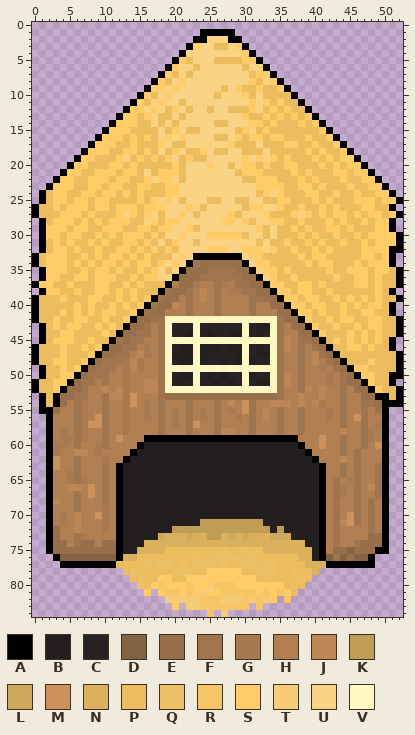
Pixel-art file, stored at Images/aseprite/Celeiro aseprite.aseprite. The first picture shows the starting point.
53x85 pixels, 1 frame.
Palette (. is transparent): A #000000  B #231f1f  C #292225  D #846345  E #976f4b  F #a0744d  G #a97a50  H #b27f52  J #bc8657  K #c09d55  L #cea85b  M #cc925e  N #dab05c  P #ecbd5f  Q #ecc066  R #f6c565  S #ffcc67  T #f6cc78  U #fad385  V #fff8c2
Pixels before (only the part around the change), first column x 0:
 0 .....................................................
 1 ........................AAAAA........................
 2 .......................AAUUUAA.......................
 3 ......................ASUUPPUSA......................
 4 .....................AUUUUUUUUSA.....................
 5 ....................ASPUUUPPPPSSA....................
 6 ...................ASUUPUUUUUUPUUA...................
 7 ..................ASPUPUUUUUUUUPSSA..................
 8 .................ASPUSUUUUUUUUUSPUSA.................
 9 ................ASSUSUUUUUUPUSPPSPPSA................
10 ...............ASPUSUUUUUUPUUUSPUPPPPA...............
11 ..............ASPUSUUPUUUUUUUUUSUSPSPPA..............
12 .............ASSUSUPSUPUUPUUPPPSUPSPSPPA.............
13 ............ASSPSUPPUPUUUUUUUUSPPSPSPSPSA............
14 ...........ASSSPPUPUPUUUUUPPUUUSSPSPPPSPSA...........
15 ..........ASSSPPPPUPSUPPUUUUUPSUPSPPPPPPPSA..........
16 .........ASSSPSPSPUSUSUUUUPPUSPSSPSSPPPSPPSA.........
17 ........ASSSPPSPPPSUPPUUUUUUSPPPUPPPSSPPSPPSA........
18 .......ASSSPPSSPSPUPSUPPSUPPUUPPPUPPPPPSPSPPSA.......
19 ......ASSPPPSUPSPSPSUPSPPUUUUUSUSUSPSPPPSPSPSSA......
20 .....ASSPPPSSPSPPPPPSPUUUSUUPUSSPSPPSSPPPSPSPSSA.....
21 ....ASSPPSSSPSSPUPSSSPUUUUUUUPSSSPPPPSPSPPPSSPSSA....
22 ...ASSPPSSSPSSPPSUSSUPUUUUUUUUPPSSSPPPSPSPPPSPPSSA...
23 ..ASSSPPSSPSSPPSSPPSSUUUUUUUUUUUSSSSPPSSPSPPPSPPSSA..
24 .APSSPPSSPSSPSPSPPPSSUUUUUUUUUUUPSUSPPPSSPPSPPSPPSSA.
25 .APSSPSSPSSPPPPSPSUSUPUUUPPUUPPUUPPSSPPPSPSPPPSSSPSSA
26 APPSPSSSPSSPSSSPSSSUUUSUPUUUUUPSSUUSPPSPPSPSPPPSSPPA.
27 APPPSSSPSPPPSUSPSUPUUSUPUUUUSPUUUSPPPSUSPSPSSPSPSSPSA
28 .APSSSPSPSPSSSPPUSPSSUUUUUUSSUSPUUSSPPSPPPSPSPPSPSSA.
29 .ASSSPSSPPSSSPPSSPSSUUSPUUUUUUUUSPUPPSPSPPSSPSPPPSSA.
30 .ASSPSSPPSPSPSSSPSPUUSUUUSSSSSPUUPUPPPSPSPPSPPSPSSSSA
31 .APSPSPPSPSPPSSPSPUPSUUPUUUUUUUUPUPPSPPSPSPPSPPSPSSSA
32 .APSSPSPPSPPSSPSPSPSPUUUUSSSUUSSSUSPPSPPSPSPPPPSSSSAA
33 APSSSPPSPSPSSPSPSPPPUSUAAAAAAAUSSPPPPPSPSSPPPPPSSPSA.
34 APSSSPSPSPSSPSPSSPSUSUAFEEEEEEAUSSPPPPPSPSSPPPSPSSSA.
35 .ASSSPPSPSSPSPPSPSUPUAEEEFFFFEEAUSSPSPPPPPSPPSSSPSSPA
36 .ASSPPSSPSSSPPSPSSUUAEEEFFFFFFEEAUSPPSPPPPPSPPSSPSPPA
37 ASSPPSPPPSSPPSPSPPPAHEEGHHFGHFFEEASSPPSSPSPPPPSSPSPPA
38 .ASSPPSPPSSPSPSPPPAFEEFHJHFHGGFFEEASSPSSPPSPPPPPPSPA.
39 APPPSPPPSSPPSPSPSAFEEHFHJHFHHHHFFEEASSPSSPPSPSPSPSPPA
40 APPPPPSPSPPSPSPSAFEEJHFHHHFHHHHFHHEEASSPSSPPSPSPSSPA.
41 APPPSPSPSPSSPPSAFEEHHHFHHHFHHHHFHHHEEASSPSPPSPPSSPPA.
42 APPSPPSSPPSPPSAEEFFVVVVVVVVVVVVVVVVFEEASPPSPSSPPSSPPA
43 .APSPSSPPSPSPAEEFHFVCCCVCCCCCCVCBBVFHEEASPPSPPSPSSPPA
44 .APPSSPPPPSPAEEFFHFVCCBVCBCCBBVCBCVFHHEEASPPPSPSPSPPA
45 .APSSSPPSPPAFEFFHHFVVVVVVVVVVVVVVVVFJHFFEAPSPSPSPSPA.
46 APPPSPPSPSAEEFFHGHFVCBBVBBBCBBVCBCVFJHFHFEAPPSSPSPPA.
47 APPPSPPPSAEEFFHJGHFVBBBVBCCCCBVCBBVFHHFHJFEAPPPPPPPPA
48 APPSSPPSAEFFFGJGHHFVCBBVBCCBCBVBCCVFHHFHJHFEAPPPSPPPA
49 .APPSPSAEFFFHGJGHHFVVVVVVVVVVVVVVVVFHHFHHGHFEASSPPPPA
50 .APPSSAEFFFHHGHHHHFVCBBVCBCBCCVBCCVFJHFHHHGHFEASSPPAA
51 APPSSAEFFHFHHGHHJJFVBBCVCCBCBCVCBBVFJHFHHHGHFEEASPPA.
52 APPSAEEFHHJHJGHHJJFVVVVVVVVVVVVVVVVFHHFJHJHHFHEEASPPA
53 .APAEEFFHHFJJGMHHHFEEEEEEEEEEEEEEEEFHHJHHJHHFHHEEAAPA
54 .APAEHFGHHFHHGMHGHFHHHFHHHFHJHMFHHJJJHJHJGHHFHHFFEAAA
55 .AAEHHFGHHFHHGHHGHFHGHFHGHFHGHMFHJHFHHFHHHGHFHHFHFA..
56 ..AHHHFGHMFHHGHHGHFHGHFHGHFHHGHFHJHFHHFHHHGHFHMFHHA..
57 ..AHHHFGMMFHHGHHHHFHGHFMHHFHHHHFHHHFHHFHHHHHFHHFHGA..
58 ..AHGHFGHHFHHGHHHHFHHHFHHHFJJHHFHHHFHHFHHHHHJHHFGHA..
59 ..AHGGFGHHFHMHHHAAAAAAAAAAAAAAAAAAAAAAHHHMHHFHHFGHA..
60 ..AGGHFHHGFHHHHABBBBBBBBBBBBBBBBBBBBBBAHHMHHFHHFHMA..
61 ..AGHHJJHGHHHHABBBBBBBBBBBBBBBBBBBBBBBBAHHHHFHFHHHA..
62 ..AMHHFHHHGHHABBBBBBBBBBBBBBBBBBBBBBBBBBAHHHJHFHHHA..
63 ..AMHHFHHHFHABBBBBBBBBBBBBBBBBBBBBBBBBBBBAHHFHFHHFA..
64 ..AHHGFHHHFHABBBBBBBBBBBBBBBBBBBBBBBBBBBBAHHFHFHHFA..
65 ..AHHGFGHHFHABBBBBBBBBBBBBBBBBBBBBBBBBBBBAHFHGFHHFA..
66 ..AHHJJHMHFHABBBBBBBBBBBBBBBBBBBBBBBBBBBBAHFGHFHJFA..
67 ..AHHHFHMHFHABBBBBBBBBBBBBBBBBBBBBBBBBBBBAHFGHFHHFA..
68 ..AJHHFHHHFHABBBBBBBBBBBBBBBBBBBBBBBBBBBBAHFHHFHFHA..
69 ..AHHHFHHHGHABBBBBBBBBBBBBBBBBBBBBBBBBBBBAHFHHFHFHA..
70 ..AHGHJHHMGHABBBBBBBBBBBBBBBBBBBBBBBBBBBBAHFHMFHFHA..
71 ..AHGHJHHHGHABBBBBBBBBBBKKKKKKKKKBBBBBBBBAHFJMFHFHA..
72 ..AEHHJHHHGHABBBBBBBKKKKKKKKKKKKKKBKBBBBBAHFHHHHFHA..
73 ..AEHHFGHHHHABBBBBLNNNLNNKKNLNLNNNLLLBBBBAHFHHHHEEA..
74 ..AEEHFEEHEEABBBNNNNNNNNNNNNNNNNNNNNNNNBBAHFHHFEEEA..
75 ..AEEEEEEEEEABBNNNNPPPPPPPPQPPQPPNNNNNNNBAHEEDEEEAA..
76 ...ADDDDDDDDANNPPPPPPPPQPPQQQQPQPPPPPPNNBADFDEDDA....
77 ....AAAAAAAAPPPPQPQQPQPQQQPQPPQQPQQPPPPNNNAAAAAAA....
78 .............PQPPPPPQQQPPSSSSSPPQQQPPQPPN............
79 ..............PQPPSSPPSSSSSSSSSSPQPPPPQP.............
80 ...............QPSRSSSRSSTRRRSSSSSSSPQP..............
81 ................S.SRRSRSTSSRRRRRSRSRSP...............
82 ...................TTTTTRRRTTTRTRTS.R................
83 ....................S.TTRRRRRRR.R....................
84 .........................R.T.........................
The result:
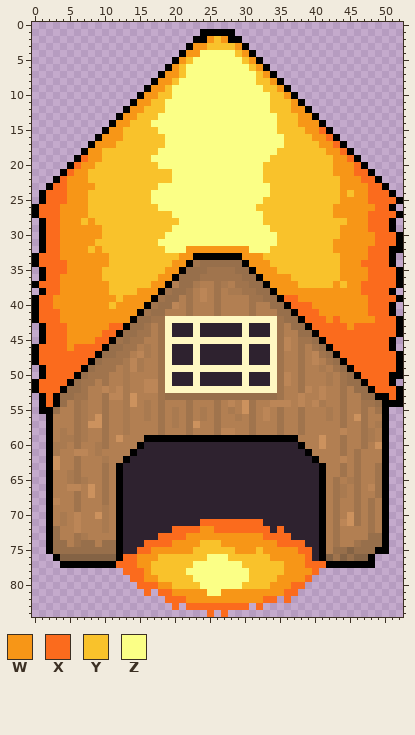
Colours new in this view: W #f79617  X #fb6b1d  Y #f9c22b  Z #fbff86
The exact change:
colour B: #231f1f -> #2e222f
Changed rows in their new state; - is a pixel that keeps its letter.
first column x 1:
 2 ------------------------WYW------------------------
 3 ----------------------WWYYYYW----------------------
 4 ---------------------WWZZZZZYW---------------------
 5 --------------------WYZZZZZZZYW--------------------
 6 -------------------WYZZZZZZZZZYW-------------------
 7 ------------------WWYZZZZZZZZZZYW------------------
 8 -----------------WWYZZZZZZZZZZZYYW-----------------
 9 ----------------WWYZZZZZZZZZZZZZYYW----------------
10 ---------------WWYYZZZZZZZZZZZZZZYYW---------------
11 --------------WWYYZZZZZZZZZZZZZZZYYYW--------------
12 -------------WWYYYZZZZZZZZZZZZZZZYYYWW-------------
13 ------------WWYYYZZZZZZZZZZZZZZZZZYYYWW------------
14 -----------WWYYYZZZZZZZZZZZZZZZZZZYYYWWW-----------
15 ----------WWYYYYYZZZZZZZZZZZZZZZZZYYYYWWX----------
16 ---------WWWYYYYYYZZZZZZZZZZZZZZZZZYYYYWWX---------
17 --------WWWYYYYYYYZZZZZZZZZZZZZZZZZYYYYYWWX--------
18 -------WWYYYYYYYYZZZZZZZZZZZZZZZZZYYYYYYYWWX-------
19 ------XWWYYYYYYYZZZZZZZZZZZZZZZZZYYYYYYYYYWWX------
20 -----XWWYYYYYYYYYZZZZZZZZZZZZZZZYYYYYYYYYYWWWX-----
21 ----XWWYYYYYYYYYYYYZZZZZZZZZZZZZYYYYYYYYYYWWWXX----
22 ---XWWWYYYYYYYYYYYYZZZZZZZZZZZZZYYYYYYYYYYYWWWXX---
23 --XXWWWWYYYYYYYYYZZZZZZZZZZZZZZZZYYYYYYYYYYWWWWXX--
24 -XXXWWWYYYYYYYYYZZZZZZZZZZZZZZZZZYYYYYYYYYYWYWWXXX-
25 -XXXWWWYYYYYYYYYZZZZZZZZZZZZZZZZYYYYYYYYYYYWWWWXXXX
26 XXXWWWWYYYYYYYYYYZZZZZZZZZZZZZZYYYYYYYYYYYWWWWWWXX-
27 XXXWWWWYYYYYYYYYYYYZZZZZZZZZZZZZYYYYYYYYYYWWWWWXXXX
28 -XXWWWYWYYYYYYYYYYYYZZZZZZZZZZZZYYYYYYYYYYYYWWWXXX-
29 -XXWWWWWWYYYYYYYYYYZZZZZZZZZZZZZZYYYYYYYYYYWWWWXXX-
30 -XXWWWWWWYYYYYYYYYZZZZZZZZZZZZZZZZYYYYYYYYYWWWWWXXX
31 -XXWWWWWYYYYYYYYYZZZZZZZZZZZZZZZZZYYYYYYYYWWWWWWXXX
32 -XXWWWWYWYYYYYYYYYZZZWWWWWWWWWZZZYYYYYYYYYWWWWWXXX-
33 XXXWWWWWWWYYYYYYYYYYWW-------WWWYYYYYYYYYYYWWWWXXX-
34 XXXXWWWWWWYYYYYYYYYWW---------WWWYYYYYYYYYYWWWXXXX-
35 -XXXWWWWWYYYYYYYYYWW-----------WWWYYYYYYYYYWWWWXXXX
36 -XXWWWWWWYYYYYYYYWW-------------WWWWYYYYYYYWWWWXXXX
37 XXXWWWWWWWYYYYYYWW---------------WWWWYYYYYWYWWXXXXX
38 -XXWWWWWWWYYYYWWW-----------------WWWWWWWWWWWWXXXX-
39 XXWWWWWWWWWYWWWW-------------------XXWWWWWWWWWWXXXX
40 XXWWWWWWWWYWWWW---------------------XXXWWWWWWWWXXX-
41 XXXWWWWWWWWWWW-----------------------XXXWWWWWWWXXX-
42 XXXWWWWWWWWWW-------------------------XXXWXWWWWWXXX
43 -XXXWWWWWWXX-------BBB-BBBBBB-B--------XXXXXWXXXXXX
44 -XXXWWWWWXX--------BB--B-BB---B-B-------XXXXXXXXXXX
45 -XXXWWWWXX-------------------------------XXXXXXXXX-
46 XXXXWXXXX----------B------B---B-B---------XXXXXXXX-
47 XXXXXXXX----------------BBBB--B------------XXXXXXXX
48 XXXXXXX------------B----BB-B---BB-----------XXXXXXX
49 -XXXXX---------------------------------------XXXXXX
50 -XXXX--------------B---B-B-BB--BB-------------XXXX-
51 XXXX-----------------B-BB-B-B-B----------------XXX-
52 XXX---------------------------------------------XXX
53 -X------------------------------------------------X
54 -X-------------------------------------------------
first column x 12:
71 ------------XXXXXXXXX---------
72 --------XXXXWWXXXXXXXX-X------
73 ------XXXXWWWWWWWWWWWXXXX-----
74 ----XXXXWWWWYYYWWWWWWWWXXXX---
75 ---XXWWWWWWYYYYYYWWWYWWWWWXX--
76 -XXWWWYYYYYYYZZZYYYYYYWWWWWX--
77 XXXWWYYYYYYZZZZZZZYYYYYYWWWXXX
78 -XXXWYYYYYZZZZZZZZZYYYYYWWWWX-
79 --XXWWYYYYYZZZZZZZZYYYYWWWWX--
80 ---XXXWWYYYYZZZZZZYYYYWWWXX---
81 ----X-XXWWWWWZZWWWWWWWWWXX----
82 -------XXXWWWWWWWWWWWXX-X-----
83 --------X-XXXXXXXXX-X---------
84 -------------X-X--------------
Where, in picture pixels (left, top, right, bottom), the same in both pictures:
changed: (39, 36, 396, 407)
changed: (116, 442, 326, 617)
